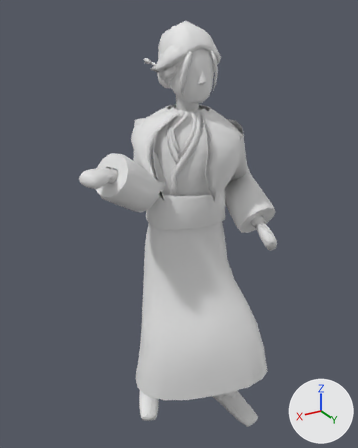
Before and after pictures for a commit that changed the glTF model models/characters/isabella.glb.
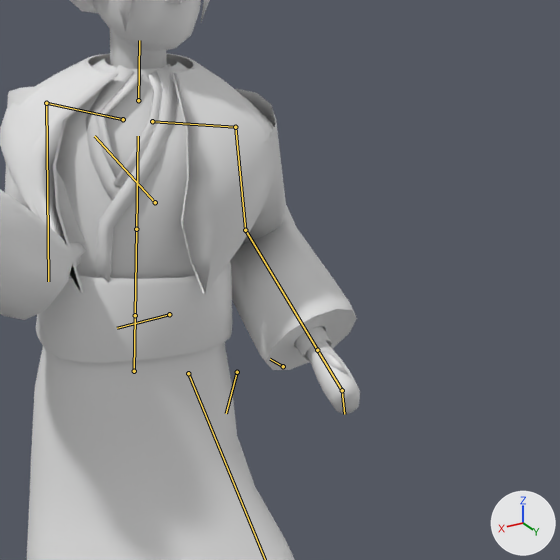
There are two pictures of each version: one whole from a 50 mm lens placed at (0.949, 1.52, 1.642), pointed at (0.052, 0.025, 0.894), one close up on the part from 37% to 100% of the width and 19% to 69% of the height. Arrows for +X, +Y and +Z are at lower right; the lights stay in place. The older version's two pictures come first. Both versions are drawn at frame 0 of the action 'sweep_RL'; the numbers are the values there. The bones that change, and the others that lie on the model, are drawn over the model as lines in the close-ups.

The first close-up shows 'Body'.
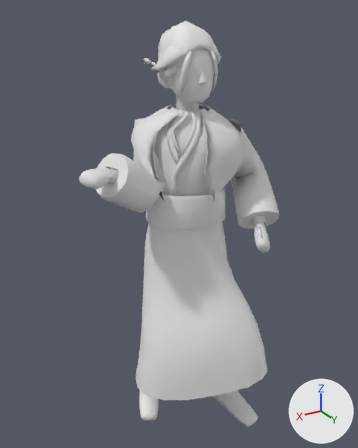
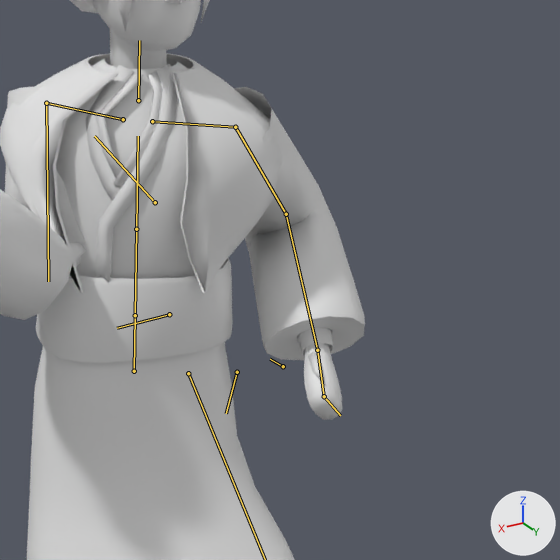
Edits to the bpy script that builds the scene:
```text
Change bone_upperarm_l:
    where bone_upperarm_l = bpy.data.objects['Armature'].pose.bones['UpperArm_L']  # child of 'Shoulder_L'
    bone_upperarm_l.rotation_quaternion: (0.884, -0.359, -0.153, -0.259) -> (0.923, -0.33, 0.039, -0.193)  # degrees (-39, -27, -23) -> degrees (-39, -3, -22)
```

Pixel boxes [x1, y1, x2, y2] of what changed, in the close-ups (560 x 560 px):
'Body', posed
    before: [0, 0, 360, 560]
    after: [0, 0, 365, 560]
bone 'UpperArm_L', root to tip
    before: (235, 127) to (245, 230)
    after: (235, 127) to (286, 214)
